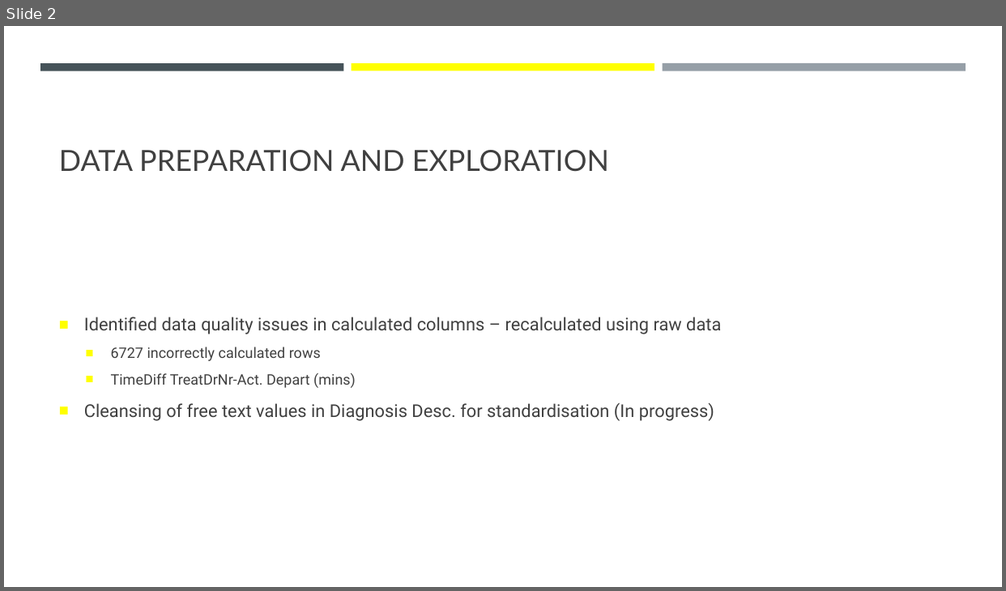
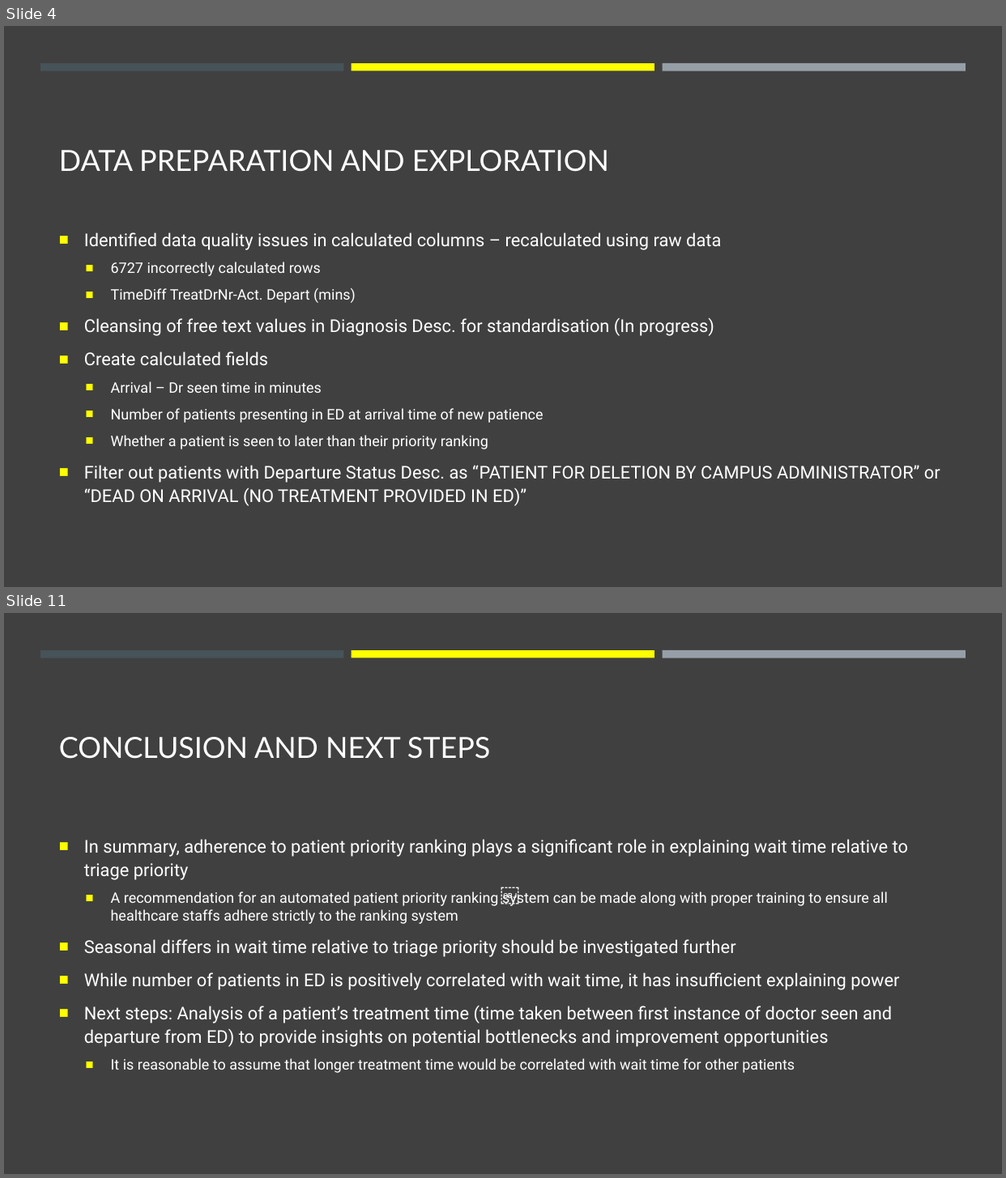
Before and after one commit to jasonnguyen3697/EY_DataChallenge, a slide deck: stuff.pptx. Shown one above the other, each under a label of ours: slide 2 before the commit, slides 4 and 11 after it; the slides between them are not shown. The pictures are 1006x591 and 1006x1178 pixels, drawn with LibreOffice and Linux fonts; fonts in the diff are those of the drawing. Boxes give left, top, right and bottom in pixels: in the first picture for what was removed or moved away, otherwise in the second. Text is boxed around its words. In the diff, an @@ line names an element or a change of style, - is before the commit and + after.

```diff
--- a/stuff.pptx
+++ b/stuff.pptx
@@ slide 11 added at (4, 613, 1002, 1174), background #404040; not listed: 3 template elements that a slide beside it also shows @@
@@ title added at (59, 737, 490, 759), 28 pt, text #FFFFFF @@
+CONCLUSION AND NEXT STEPS
@@ text added at (84, 839, 908, 1073), 17 pt, text #FFFFFF @@
+■ In summary, adherence to patient priority ranking plays a significant role in explaining wait time relative to triage priority
+  ■ A recommendation for an automated patient priority ranking system can be made along with proper training to ensure all healthcare staffs adhere strictly to the ranking system
+■ Seasonal differs in wait time relative to triage priority should be investigated further
+■ While number of patients in ED is positively correlated with wait time, it has insufficient explaining power
+■ Next steps: Analysis of a patient’s treatment time (time taken between first instance of doctor seen and departure from ED) to provide insights on potential bottlenecks and improvement opportunities
+  ■ It is reasonable to assume that longer treatment time would be correlated with wait time for other patients
@@ text added at (493, 879, 513, 909), 18 pt, text #FFFFFF @@
+￼
@@ what was slide 2 is now slide 4 @@
@@ slide 4 changed as well @@
@@ background #FFFFFF to #404040 @@
@@ title "DATA PREPARATION AND EXPLORATION" at (59, 150, 609, 172): text colour #404040 to #FFFFFF @@
@@ text at (84, 233, 721, 336): text colour #404040 to #FFFFFF in "Identified data quality issues in calculated columns ...", "6727 incorrectly calculated rows", "TimeDiff TreatDrNr-Act. Depart (mins)", "Cleansing of free text values in Diagnosis ..." @@
@@ text at (84, 352, 940, 506): paragraphs added @@
+■ Create calculated fields
+  ■ Arrival – Dr seen time in minutes
+  ■ Number of patients presenting in ED at arrival time of new patience
+  ■ Whether a patient is seen to later than their priority ranking
+■ Filter out patients with Departure Status Desc. as “PATIENT FOR DELETION BY CAMPUS ADMINISTRATOR” or “DEAD ON ARRIVAL (NO TREATMENT PROVIDED IN ED)”
```
Also in this commit, not shown: 2 other slides changed, 7 other slides added, 1 slide removed.
